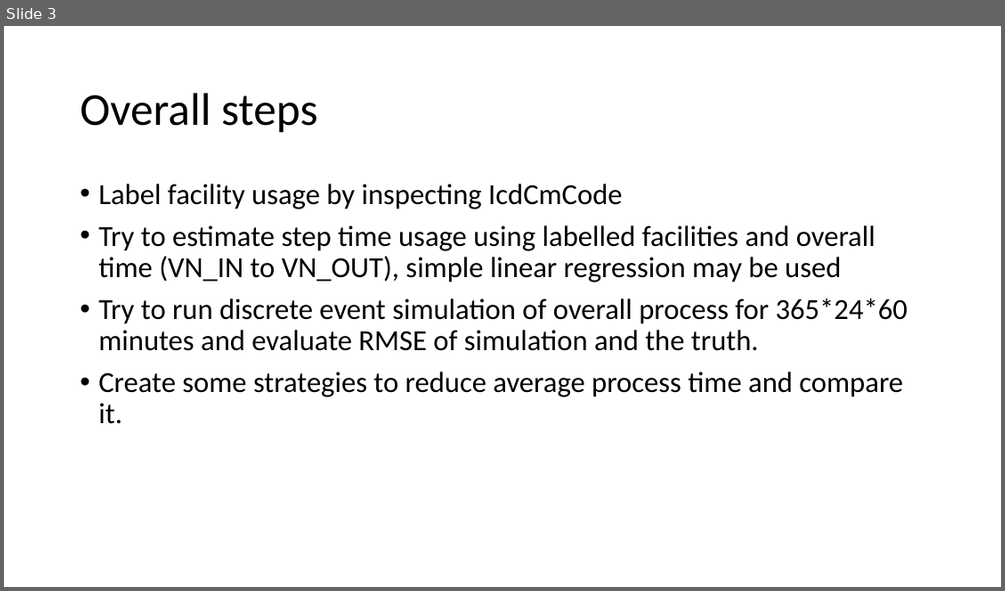
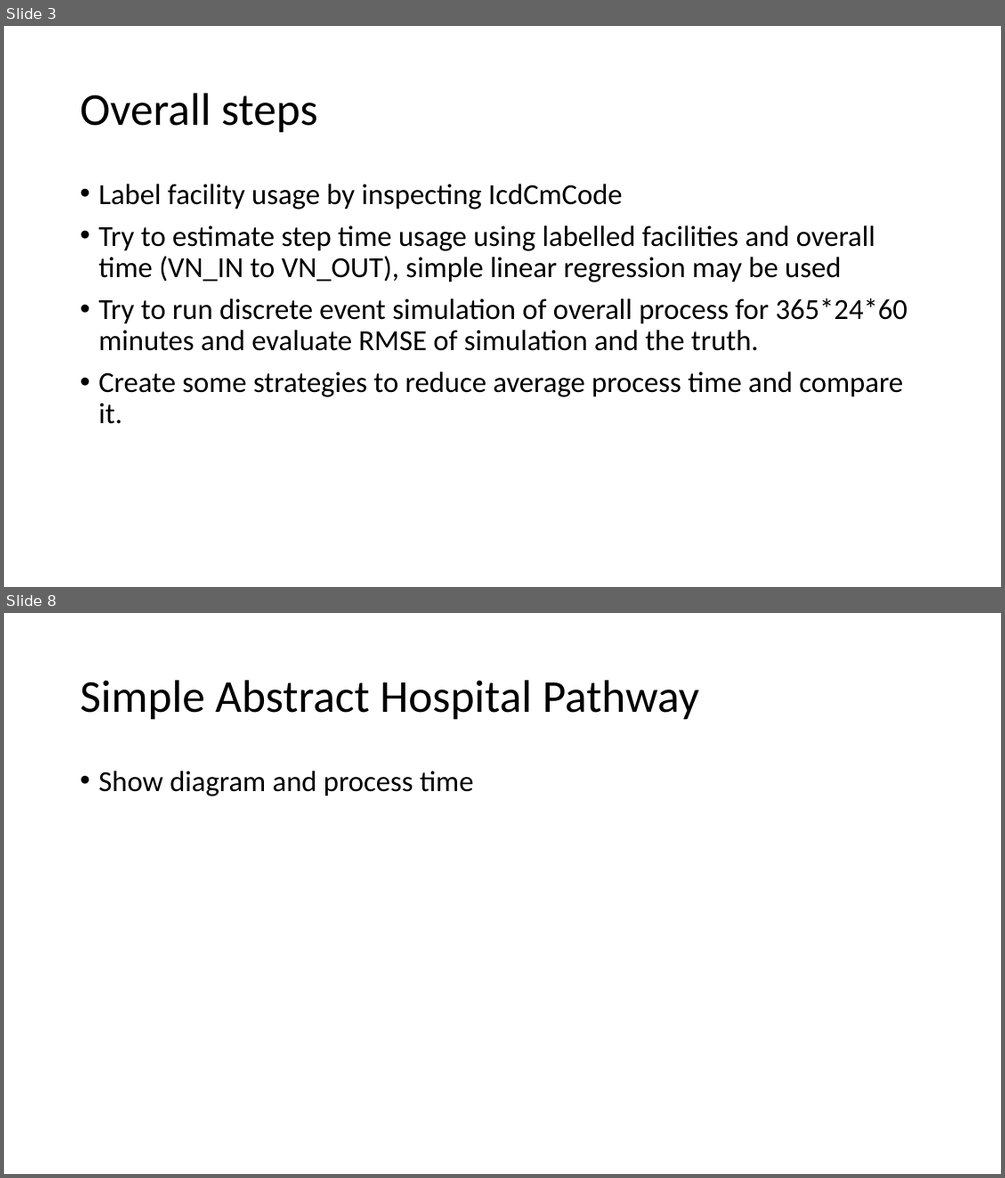
Before and after one commit to kawin7538/ds_hospital_project, a slide deck: memo_presentation/memo.pptx. Shown one above the other, each under a label of ours: slide 3 before the commit, slides 3 and 8 after it; the slides between them are not shown. The pictures are 1005x591 and 1005x1178 pixels, drawn with LibreOffice and Linux fonts; fonts in the diff are those of the drawing. Boxes give left, top, right and bottom in pixels: in the first picture for what was removed or moved away, otherwise in the second. Text is boxed around its words. In the diff, an @@ line names an element or a change of style, - is before the commit and + after.

```diff
--- a/memo_presentation/memo.pptx
+++ b/memo_presentation/memo.pptx
@@ slide 8 added at <box>4,613,1001,1174</box>, background #FFFFFF @@
@@ title added at <box>80,680,699,720</box>, 44 pt, text #000000 @@
+Simple Abstract Hospital Pathway
@@ text added at <box>98,771,474,796</box>, 28 pt, text #000000 @@
+• Show diagram and process time
```
Also in this commit, not shown: 9 other slides added, 6 other files.
